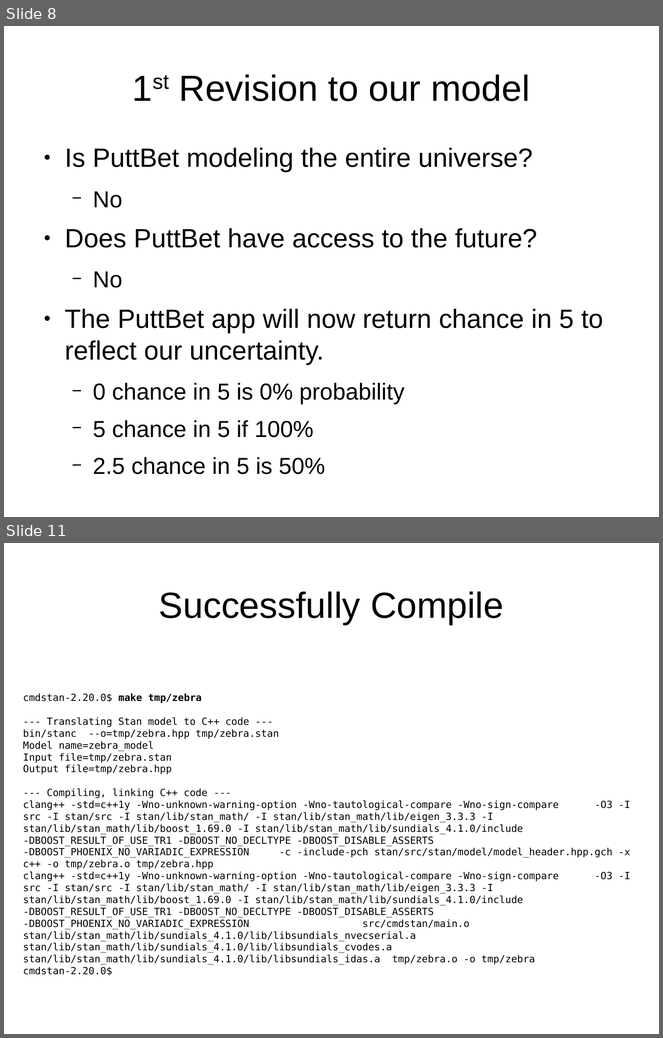
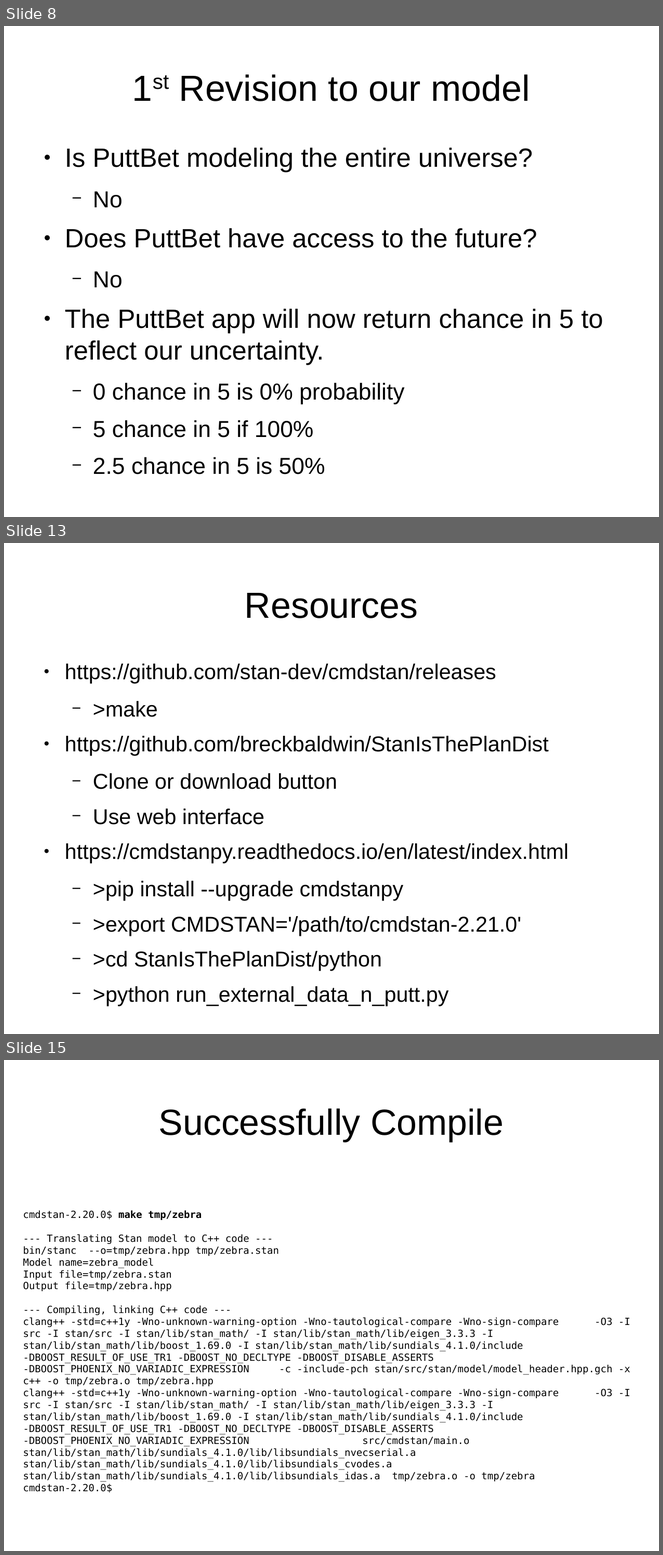
Before and after one commit to breckbaldwin/StanIsThePlan, a slide deck: teaching/StanIsThPlanPyData.odp. Shown one above the other, each under a label of ours: slides 8 and 11 before the commit, slides 8, 13 and 15 after it; the slides between them are not shown. The pictures are 663x1038 and 663x1555 pixels, drawn with LibreOffice and Linux fonts; fonts in the diff are those of the drawing. Boxes give left, top, right and bottom in pixels: in the first picture for what was removed or moved away, otherwise in the second. Text is boxed around its words. In the diff, an @@ line names an element or a change of style, - is before the commit and + after.

```diff
--- a/teaching/StanIsThPlanPyData.odp
+++ b/teaching/StanIsThPlanPyData.odp
@@ slide 13 added at box(4, 543, 659, 1034), background #FFFFFF @@
@@ title added at box(245, 593, 418, 618), 44 pt, text #000000 @@
+Resources
@@ text added at box(65, 664, 569, 1006), 26 pt, text #000000 @@
+● https://github.com/stan-dev/cmdstan/releases
+  − >make
+● https://github.com/breckbaldwin/StanIsThePlanDist
+  − Clone or download button
+  − Use web interface
+● https://cmdstanpy.readthedocs.io/en/latest/index.html
+  − >pip install --upgrade cmdstanpy
+  − >export CMDSTAN='/path/to/cmdstan-2.21.0'
+  − >cd StanIsThePlanDist/python
+  − >python run_external_data_n_putt.py
@@ what was slide 11 is now slide 15 @@
```
Also in this commit, not shown: 3 slides changed, 4 other slides added, 1 slide removed, 4 other files.
